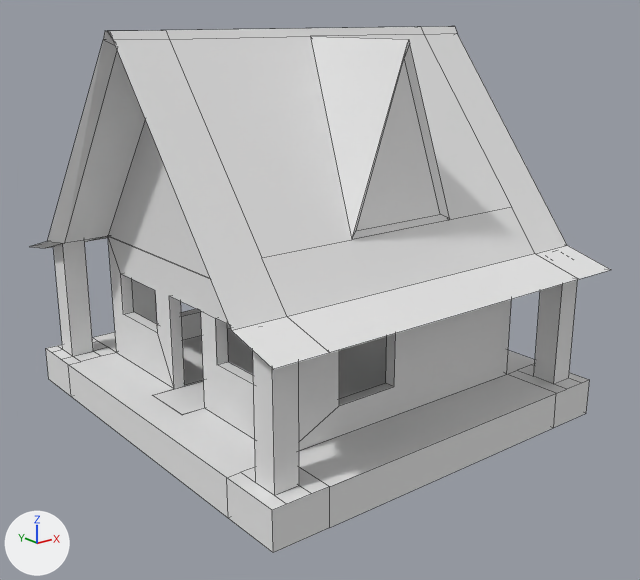
One commit to the Blender file AssetsSources/House10.blend: the scene before it, then after it.
Both versions are drawn from a 50 mm lens placed at (-8.52, -11.04, 6.25), pointed at (-0.15, -0.58, 2.07). The axes (+X, +Y, +Z) are drawn at lower left. The lights are the same throughout. Mesh edges are drawn as thin lines.

Script lines for the objects in view, before the commit:
```python
me_cube = bpy.data.meshes.new('Cube')
me_cube.from_pydata(...)  # 162 vertices, 120 faces; spans x -4.94..4.94, y -5.01..5.01, z -0.39..3.16
me_cube.materials.append(mat_material)  # white #e7e7e7
me_cube_001 = bpy.data.meshes.new('Cube.001')
me_cube_001.from_pydata(...)  # 77 vertices, 71 faces; spans x -5.01..5.04, y -5.23..5.23, z 0.0..4.75
me_cube_001.materials.append(mat_material)  # white #e7e7e7
ob_cube = bpy.data.objects.new('Cube', me_cube)
ob_cube.location = (0.0, 0.0, 0.31)
ob_cube.scale = (0.636, 0.682, 0.756)
ob_cube_001 = bpy.data.objects.new('Cube.001', me_cube_001)
ob_cube_001.location = (-0.01, 0.0, 2.43)
ob_cube_001.scale = (0.636, 0.682, 0.756)
```
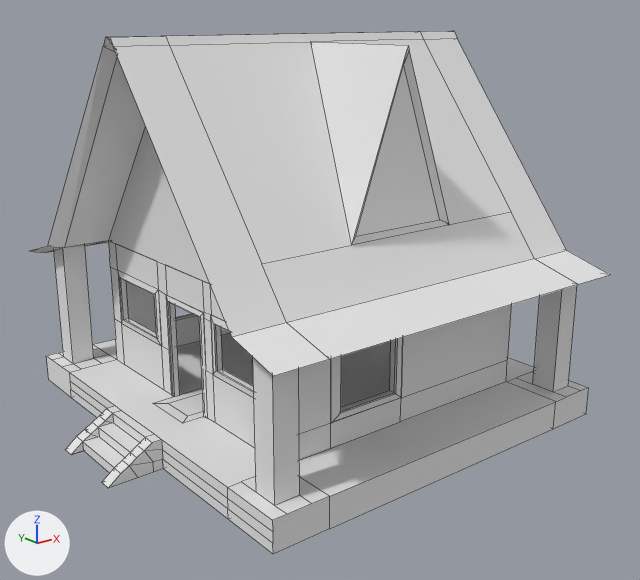
What the commit changed:
me_cube is used by ob_cube; location (0.0, 0.0, 0.31); scale (0.636, 0.682, 0.756).
me_cube had 162 vertices, 120 faces and spanned x -4.94..4.94, y -5.01..5.01, z -0.39..3.16.
me_cube now has 421 vertices, 354 faces and spans x -6.28..4.94, y -5.01..5.01, z -0.29..3.16.
me_cube part 1: 102 vertices moved from x -4.94..4.94, y -5.01..5.01, z -0.39..2.63 to x -4.94..4.94, y -5.01..5.01, z -0.29..2.63; 16 vertices removed from x -4.94..3.59, y -3.56..3.58, z -0.39..3.16; 275 vertices added at x -6.28..4.94, y -5.01..3.64, z -0.29..3.16.
Object 'Cube.001' (ob_cube_001) moves from (-0.01, 0.0, 2.43) to (-0.02, 0.0, 2.36).
Object 'Cube' (ob_cube) moves from (0.0, 0.0, 0.31) to (0.0, 0.0, 0.22).

What differs and where, as boxes (x1, y1, x2, y2) in the pictures (640 x 580 px):
'Cube.001', moved
    before: (29, 26, 610, 369)
    after: (32, 31, 610, 376)
'Cube', reshaped, moved
    before: (46, 236, 590, 553)
    after: (46, 241, 589, 554)
